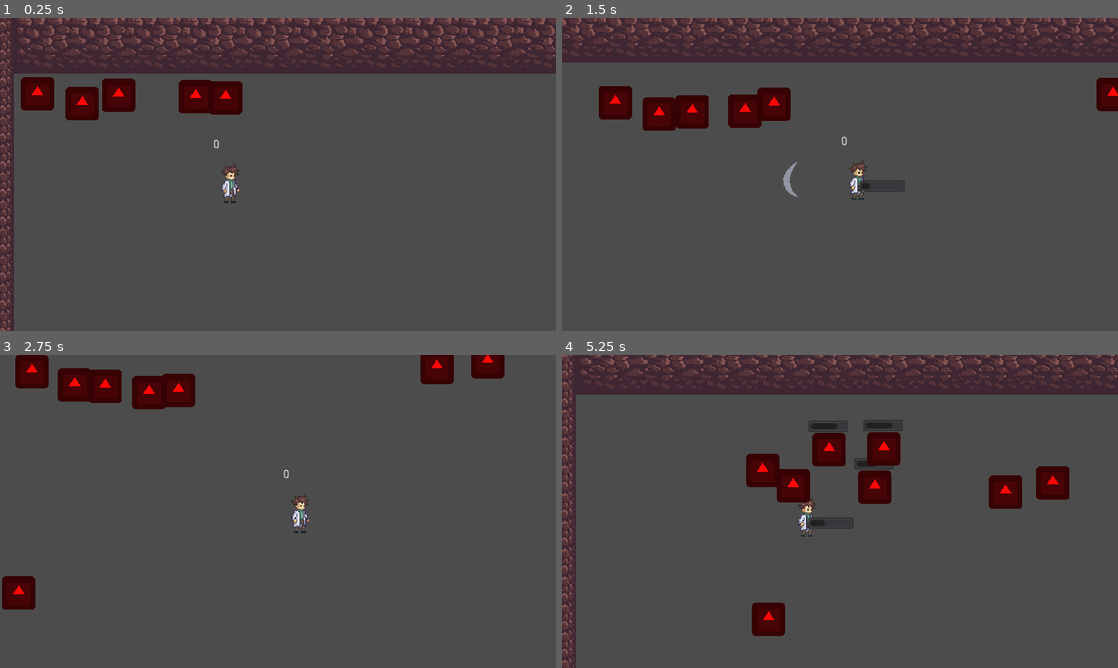
Above: before the commit, frames 1-4 (two rows, left to right).
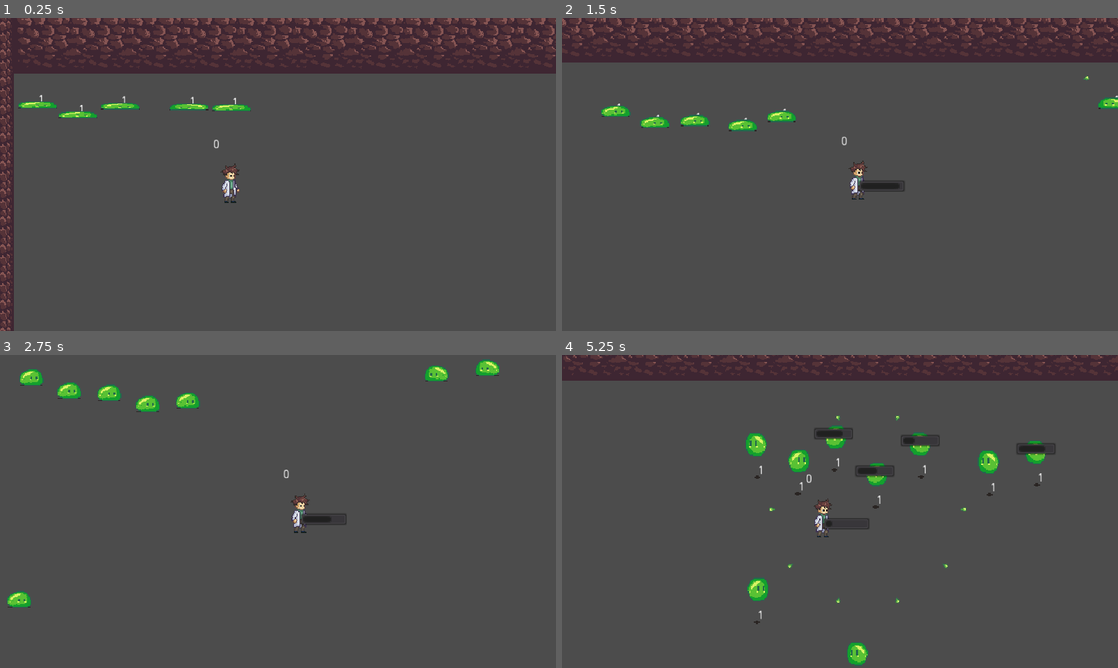
Above: after the commit, the same moments.

Repository: diegoteran/LudumDare52
Game: Godot game, scene res://world/world.tscn
Same seed, same stepped clock (60 frames per second), same inputs: the game is played once before the commit and once after it. This scene is started directly instead of the project's main scene. The engine's default icon, where the game draws it, is replaced by a stand-in: a white triangle on a blue panel in a dark square.
Inputs (mouse positions are in pixels of both pictures, inside the frame that each line leads up to):
- Up to frame 1 (0.25 s): no input
- Up to frame 2 (1.5 s): move the mouse to (962, 158) at 0.52 s; press the mouse at (962, 158) at 0.53 s; hold D (move_right) 0.53-1.28 s; move the mouse to (728, 190) at 1.27 s; release the mouse at (728, 190) at 1.28 s; hold S (move_down) from 1.28 s (still down); click (728, 190) at 1.35 s
- Up to frame 3 (2.75 s): move the mouse to (333, 442) at 2.02 s; release S (move_down) at 2.03 s; press the mouse at (333, 442) at 2.03 s; hold D (move_right) from 2.03 s (still down)
- Up to frame 4 (5.25 s): move the mouse to (812, 574) at 2.77 s; release D (move_right) at 2.78 s; release the mouse at (812, 574) at 2.78 s; hold W (move_up) 2.78-3.53 s; click (812, 574) at 2.85 s; move the mouse to (1006, 558) at 3.52 s; press the mouse at (1006, 558) at 3.53 s; hold A (move_left) 3.53-5.03 s; move the mouse to (673, 464) at 4.27 s; release the mouse at (673, 464) at 4.28 s; click (673, 464) at 4.35 s; move the mouse to (867, 511) at 5.02 s; press the mouse at (867, 511) at 5.03 s; hold S (move_down) from 5.03 s (still down)

The runs differ from the first frame. In frame 1, 3.2% of the frame differs, in the area x 3-46%, y 18-33%; in frame 2, 3.8%; in frame 3, 4.9%; in frame 4, 15%, in the area x 0-100%, y 0-100%.

Commit message:
slime

Diff:
--- a/New folder/enemies/Enemy.gd
+++ b/New folder/enemies/Enemy.gd
@@ -6,6 +6,7 @@
 export var KNOCKBACK_FRICTION = 150
 export var MAX_HP = 5
 export var DISTANCE_FROM_PLAYER = 100
+export var ATTACK_RATE = 3
 var hp = MAX_HP setget set_hp
 
 enum {
@@ -71,7 +72,7 @@
 func accelerate_towards_point(point, delta):
 	var direction = global_position.direction_to(point)
 	velocity = velocity.move_toward(direction * MAX_SPEED, ACCELERATION * delta)
-	sprite.flip_h = velocity.x < 0
+	sprite.flip_h = velocity.x > 0
 
 func hit_something():
 	print("HIT THE HUMAN")
--- a/New folder/enemies/Enemy.tscn
+++ b/New folder/enemies/Enemy.tscn
@@ -7,15 +7,17 @@
 [ext_resource path="res://Hitboxes and Hurtboxes/HitBox.tscn" type="PackedScene" id=5]
 
 [sub_resource type="CapsuleShape2D" id=1]
+radius = 11.0
+height = 0.0
 
 [sub_resource type="CircleShape2D" id=3]
-radius = 29.0
+radius = 11.0
 
 [sub_resource type="CircleShape2D" id=4]
-radius = 29.2746
+radius = 14.1421
 
 [sub_resource type="CircleShape2D" id=2]
-radius = 17.1172
+radius = 23.0217
 
 [node name="Enemy" type="KinematicBody2D"]
 script = ExtResource( 4 )
@@ -26,7 +28,6 @@
 
 [node name="Sprite" type="Sprite" parent="."]
 self_modulate = Color( 1, 0.0313726, 0.0313726, 1 )
-scale = Vector2( 0.6, 0.6 )
 texture = ExtResource( 1 )
 
 [node name="CollisionShape2D" type="CollisionShape2D" parent="."]
@@ -57,6 +58,8 @@
 margin_bottom = -20.0
 percent_visible = false
 
+[node name="AnimationPlayer" type="AnimationPlayer" parent="."]
+
 [connection signal="area_entered" from="HurtBox" to="." method="_on_HurtBox_area_entered"]
 
 [editable path="HitBox"]
--- /dev/null
+++ b/New folder/enemies/enemy_slime.tscn
@@ -0,0 +1,65 @@
+[gd_scene load_steps=5 format=2]
+
+[ext_resource path="res://enemies/Enemy.tscn" type="PackedScene" id=1]
+[ext_resource path="res://assets/art/Art/enemies/Animations/Slime_animation.png" type="Texture" id=2]
+
+[sub_resource type="Animation" id=1]
+resource_name = "Move"
+length = 0.666667
+loop = true
+step = 0.0625
+tracks/0/type = "value"
+tracks/0/path = NodePath("Sprite:frame")
+tracks/0/interp = 1
+tracks/0/loop_wrap = true
+tracks/0/imported = false
+tracks/0/enabled = true
+tracks/0/keys = {
+"times": PoolRealArray( 0, 0.0833333, 0.166667, 0.25, 0.333333, 0.416667, 0.5, 0.583333 ),
+"transitions": PoolRealArray( 1, 1, 1, 1, 1, 1, 1, 1 ),
+"update": 1,
+"values": [ 0, 1, 2, 3, 4, 5, 6, 7 ]
+}
+
+[sub_resource type="Animation" id=2]
+length = 0.001
+tracks/0/type = "value"
+tracks/0/path = NodePath("Sprite:frame")
+tracks/0/interp = 1
+tracks/0/loop_wrap = true
+tracks/0/imported = false
+tracks/0/enabled = true
+tracks/0/keys = {
+"times": PoolRealArray( 0 ),
+"transitions": PoolRealArray( 1 ),
+"update": 0,
+"values": [ 0 ]
+}
+
+[node name="Enemy" instance=ExtResource( 1 )]
+
+[node name="Sprite" parent="." index="1"]
+self_modulate = Color( 1, 1, 1, 1 )
+position = Vector2( 0, -10 )
+texture = ExtResource( 2 )
+hframes = 8
+
+[node name="CollisionShape2D" parent="." index="2"]
+position = Vector2( 0, 10 )
+
+[node name="CollisionShape2D" parent="HitBox" index="0"]
+position = Vector2( 0, 8 )
+
+[node name="CollisionShape2D2" parent="HurtBox" index="2"]
+position = Vector2( 0, 7 )
+
+[node name="CollisionShape2D" parent="SoftCollision" index="0"]
+position = Vector2( 0, 9 )
+
+[node name="AnimationPlayer" parent="." index="7"]
+autoplay = "Move"
+anims/Move = SubResource( 1 )
+anims/RESET = SubResource( 2 )
+
+[editable path="HitBox"]
+[editable path="SoftCollision"]
--- a/New folder/globals/levelManager.gd
+++ b/New folder/globals/levelManager.gd
@@ -2,7 +2,7 @@
 
 const DELTA = 20
 
-var enemy = preload("res://enemies/Enemy.tscn")
+var enemy = preload("res://enemies/enemy_slime.tscn")
 var enemiesAlive = 0
 var upgradeMenu = preload("res://Menus/TempUpgradeMenu.tscn")
 var level_num = 0
--- a/New folder/player/Player.tscn
+++ b/New folder/player/Player.tscn
@@ -3,7 +3,7 @@
 [ext_resource path="res://assets/art/Art/character/Character.png" type="Texture" id=1]
 [ext_resource path="res://player/Player.gd" type="Script" id=2]
 [ext_resource path="res://Hitboxes and Hurtboxes/HurtBox.tscn" type="PackedScene" id=3]
-[ext_resource path="res://projectiles/weapon_scalpel.tscn" type="PackedScene" id=5]
+[ext_resource path="res://projectiles/weapon_slime.tscn" type="PackedScene" id=4]
 
 [sub_resource type="CapsuleShape2D" id=1]
 radius = 7.0
@@ -29,7 +29,7 @@
 rotation = 1.5708
 shape = SubResource( 1 )
 
-[node name="Weapon" parent="." instance=ExtResource( 5 )]
+[node name="Weapon" parent="." instance=ExtResource( 4 )]
 
 [node name="HurtBox" parent="." instance=ExtResource( 3 )]
 collision_layer = 4
--- a/New folder/projectiles/projectile.tscn
+++ b/New folder/projectiles/projectile.tscn
@@ -5,10 +5,10 @@
 [ext_resource path="res://projectiles/projectile.gd" type="Script" id=4]
 
 [sub_resource type="CircleShape2D" id=1]
-radius = 2.0
+radius = 3.0
 
 [sub_resource type="CircleShape2D" id=2]
-radius = 20.0
+radius = 4.0
 
 [node name="Projectile" type="KinematicBody2D"]
 script = ExtResource( 4 )
--- /dev/null
+++ b/New folder/projectiles/projectile_slime.tscn
@@ -0,0 +1,18 @@
+[gd_scene load_steps=3 format=2]
+
+[ext_resource path="res://projectiles/projectile.tscn" type="PackedScene" id=1]
+[ext_resource path="res://assets/art/Art/projectiles/Bullet_slime.png" type="Texture" id=2]
+
+[node name="Projectile" instance=ExtResource( 1 )]
+ALIVE_TIME = 1.0
+SPEED = 400
+DMG = 5.0
+SPREAD_AT_CONTACT = true
+SPREAD_DIRECTIONS = 10
+SPREAD_BUFFER_DIST = 50
+
+[node name="Sprite" parent="." index="2"]
+scale = Vector2( 1, 1 )
+texture = ExtResource( 2 )
+
+[editable path="HitBox"]
--- /dev/null
+++ b/New folder/projectiles/weapon_slime.tscn
@@ -0,0 +1,15 @@
+[gd_scene load_steps=3 format=2]
+
+[ext_resource path="res://projectiles/weapon.tscn" type="PackedScene" id=1]
+[ext_resource path="res://projectiles/projectile_slime.tscn" type="PackedScene" id=2]
+
+[node name="Weapon" instance=ExtResource( 1 )]
+projectile = ExtResource( 2 )
+projectileSpeed = 400
+projectileDmg = 2
+projectileAliveTime = 1.0
+projectileCritDmg = 4
+projectileCritChance = 0.2
+projectileKnockback = 10
+fireRate = 1.0
+BUFFER_DIST = 20
--- a/New folder/world/world.tscn
+++ b/New folder/world/world.tscn
@@ -1,7 +1,7 @@
 [gd_scene load_steps=14 format=2]
 
 [ext_resource path="res://world/world.gd" type="Script" id=1]
-[ext_resource path="res://assets/art/Art/tiles/Wall_corner_R(1).png" type="Texture" id=2]
+[ext_resource path="res://assets/art/Art/tiles/Wall_corner_R.png" type="Texture" id=2]
 [ext_resource path="res://assets/art/Art/tiles/Wall_corner_L.png" type="Texture" id=3]
 [ext_resource path="res://assets/art/Art/tiles/Wall_side_R.png" type="Texture" id=4]
 [ext_resource path="res://assets/art/Art/tiles/Wall_top.png" type="Texture" id=5]
@@ -11,9 +11,6 @@
 [sub_resource type="ConvexPolygonShape2D" id=1]
 points = PoolVector2Array( 64, 64, 0, 64, 0, 0, 64, 0 )
 
-[sub_resource type="ConvexPolygonShape2D" id=3]
-points = PoolVector2Array( 64, 64, 0, 64, 0, 0, 64, 0 )
-
 [sub_resource type="ConvexPolygonShape2D" id=5]
 points = PoolVector2Array( 64, 64, 0, 64, 0, 0, 64, 0 )
 
@@ -21,6 +18,9 @@
 points = PoolVector2Array( 64, 64, 0, 64, 0, 0, 64, 0 )
 
 [sub_resource type="ConvexPolygonShape2D" id=7]
+points = PoolVector2Array( 64, 64, 0, 64, 0, 0, 64, 0 )
+
+[sub_resource type="ConvexPolygonShape2D" id=8]
 points = PoolVector2Array( 64, 64, 0, 64, 0, 0, 64, 0 )
 
 [sub_resource type="TileSet" id=2]
@@ -45,27 +45,6 @@
 "shape_transform": Transform2D( 1, 0, 0, 1, 0, 0 )
 } ]
 0/z_index = 0
-1/name = "Wall_corner_R(1).png 1"
-1/texture = ExtResource( 2 )
-1/tex_offset = Vector2( 0, 0 )
-1/modulate = Color( 1, 1, 1, 1 )
-1/region = Rect2( 0, 0, 64, 64 )
-1/tile_mode = 0
-1/occluder_offset = Vector2( 0, 0 )
-1/navigation_offset = Vector2( 0, 0 )
-1/shape_offset = Vector2( 0, 0 )
-1/shape_transform = Transform2D( 1, 0, 0, 1, 0, 0 )
-1/shape = SubResource( 3 )
-1/shape_one_way = false
-1/shape_one_way_margin = 1.0
-1/shapes = [ {
-"autotile_coord": Vector2( 0, 0 ),
-"one_way": false,
-"one_way_margin": 1.0,
-"shape": SubResource( 3 ),
-"shape_transform": Transform2D( 1, 0, 0, 1, 0, 0 )
-} ]
-1/z_index = 0
 3/name = "Wall_side_L.png 3"
 3/texture = ExtResource( 6 )
 3/tex_offset = Vector2( 0, 0 )
@@ -129,6 +108,27 @@
 "shape_transform": Transform2D( 1, 0, 0, 1, 0, 0 )
 } ]
 5/z_index = 0
+6/name = "Wall_corner_R.png 6"
+6/texture = ExtResource( 2 )
+6/tex_offset = Vector2( 0, 0 )
+6/modulate = Color( 1, 1, 1, 1 )
+6/region = Rect2( 0, 0, 64, 64 )
+6/tile_mode = 0
+6/occluder_offset = Vector2( 0, 0 )
+6/navigation_offset = Vector2( 0, 0 )
+6/shape_offset = Vector2( 0, 0 )
+6/shape_transform = Transform2D( 1, 0, 0, 1, 0, 0 )
+6/shape = SubResource( 8 )
+6/shape_one_way = false
+6/shape_one_way_margin = 1.0
+6/shapes = [ {
+"autotile_coord": Vector2( 0, 0 ),
+"one_way": false,
+"one_way_margin": 1.0,
+"shape": SubResource( 8 ),
+"shape_transform": Transform2D( 1, 0, 0, 1, 0, 0 )
+} ]
+6/z_index = 0
 
 [node name="world" type="Node2D"]
 script = ExtResource( 1 )
@@ -136,7 +136,7 @@
 [node name="TileMap" type="TileMap" parent="."]
 tile_set = SubResource( 2 )
 format = 1
-tile_data = PoolIntArray( -1, 3, 0, -65536, 0, 0, -65535, 5, …(210 unchanged characters)…  0, -65519, 5, 0, -65518, 5, 0, -65517, 1, 0, -65516, 4, 0, 65535, 3, 0, 20, 4, 0 …(561 unchanged characters)…
+tile_data = PoolIntArray( -1, 3, 0, -65536, 0, 0, -65535, 5, …(210 unchanged characters)…  0, -65519, 5, 0, -65518, 5, 0, -65517, 6, 0, -65516, 4, 0, 65535, 3, 0, 20, 4, 0 …(561 unchanged characters)…
 
 [node name="Player" parent="." instance=ExtResource( 7 )]
 position = Vector2( 249, 126 )
Binary file added: New folder/assets/art/Art/enemies/Animations/Slime_animation.png
Not shown, added: New folder/assets/art/Art/enemies/Animations/Slime_animation.png.import
Binary file added: New folder/assets/art/Art/enemies/Dino.png
Not shown, added: New folder/assets/art/Art/enemies/Dino.png.import
Binary file added: New folder/assets/art/Art/enemies/Mosquito.png
Not shown, added: New folder/assets/art/Art/enemies/Mosquito.png.import
Binary file added: New folder/assets/art/Art/enemies/Pufferfish.png
Not shown, added: New folder/assets/art/Art/enemies/Pufferfish.png.import
Binary file added: New folder/assets/art/Art/enemies/Scorpion Cat.png
Not shown, changed: New folder/assets/art/Art/enemies/Scorpion Cat.png.import
Binary file added: New folder/assets/art/Art/projectiles/Bullet_pufferfish.png
Not shown, added: New folder/assets/art/Art/projectiles/Bullet_pufferfish.png.import
(and 4 more such lines)
